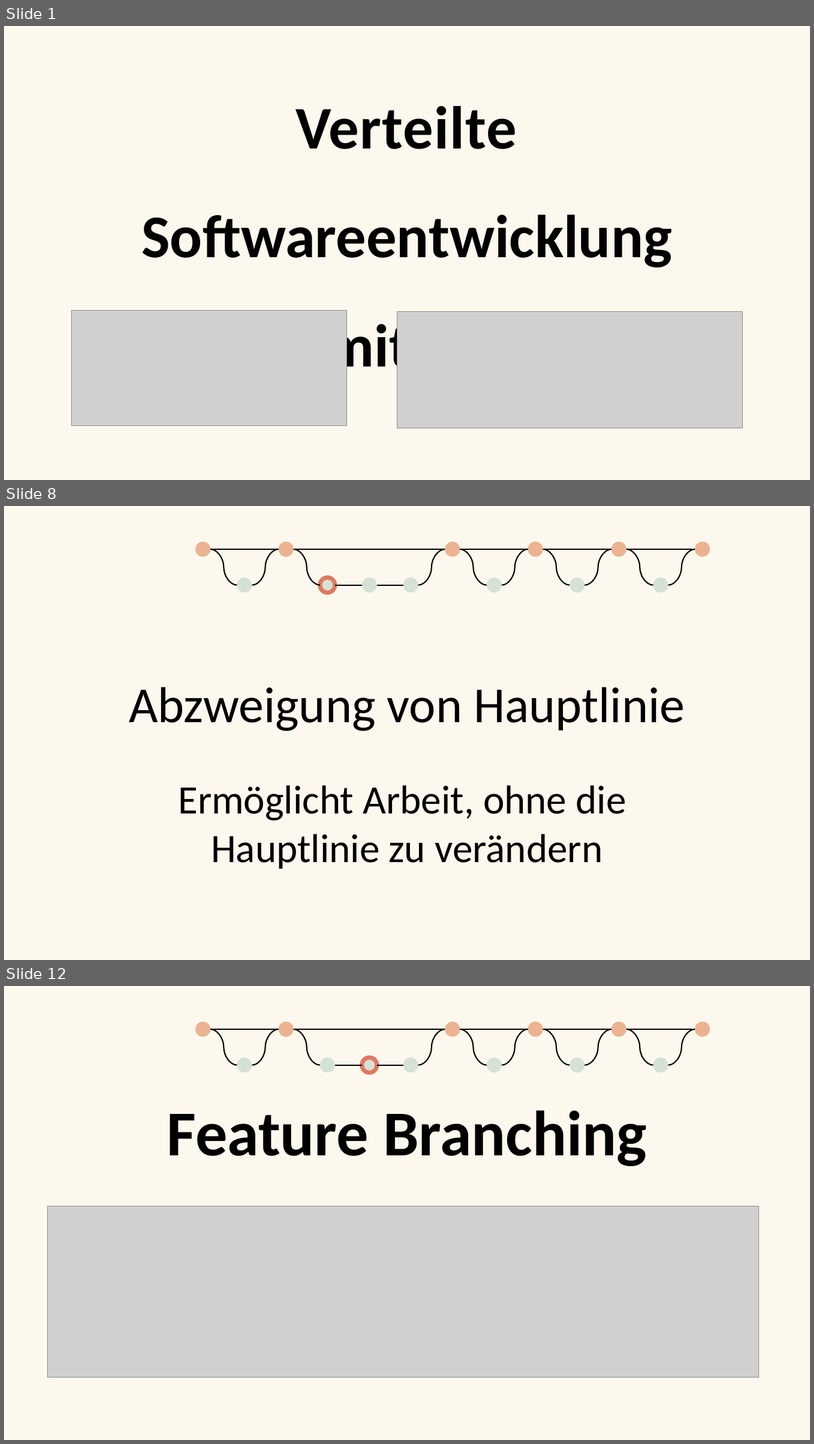
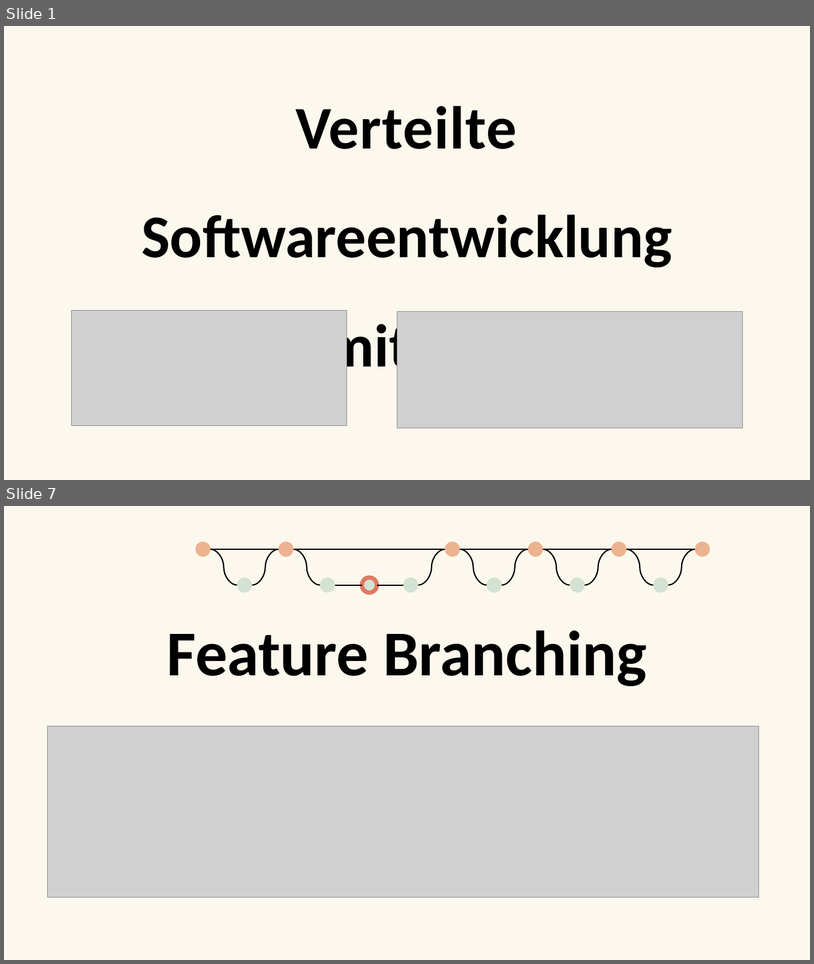
Before and after one commit to coloph0nius/SWEN, a slide deck: GITDesign.pptx. Shown one above the other, each under a label of ours: slides 1, 8 and 12 before the commit, slides 1 and 7 after it; the slides between them are not shown. The pictures are 814x1444 and 814x964 pixels, drawn with LibreOffice and Linux fonts; fonts in the diff are those of the drawing; grey boxes stand for pictures; background and template pictures are left out. Boxes give left, top, right and bottom in pixels: in the first picture for what was removed or moved away, otherwise in the second. Text is boxed around its words. In the diff, an @@ line names an element or a change of style, - is before the commit and + after.

```diff
--- a/GITDesign.pptx
+++ b/GITDesign.pptx
@@ slide 8 removed at (x1=4, y1=506, x2=810, y2=960), background #FDF8ED @@
@@ ellipse removed at (x1=196, y1=541, x2=211, y2=557) @@
@@ ellipse removed at (x1=279, y1=541, x2=294, y2=557) @@
@@ ellipse removed at (x1=445, y1=541, x2=460, y2=557) @@
@@ ellipse removed at (x1=528, y1=541, x2=543, y2=557) @@
@@ ellipse removed at (x1=612, y1=541, x2=627, y2=557) @@
@@ ellipse removed at (x1=695, y1=541, x2=711, y2=557) @@
@@ line removed from (210, 549) to (279, 549) @@
@@ curved line removed from (210, 549) to (237, 585) @@
@@ curved line removed from (279, 549) to (252, 585) @@
@@ line removed from (294, 549) to (445, 549) @@
@@ curved line removed from (294, 549) to (320, 585) @@
@@ curved line removed from (445, 549) to (419, 585) @@
@@ line removed from (460, 549) to (528, 549) @@
@@ curved line removed from (460, 549) to (487, 585) @@
@@ curved line removed from (528, 549) to (502, 585) @@
@@ line removed from (543, 549) to (612, 549) @@
@@ curved line removed from (543, 549) to (570, 585) @@
@@ curved line removed from (612, 549) to (585, 585) @@
@@ line removed from (627, 549) to (695, 549) @@
@@ curved line removed from (627, 549) to (654, 585) @@
@@ curved line removed from (695, 549) to (669, 585) @@
@@ ellipse removed at (x1=237, y1=577, x2=252, y2=592) @@
@@ ellipse removed at (x1=320, y1=577, x2=336, y2=592) @@
@@ ellipse removed at (x1=362, y1=577, x2=377, y2=592) @@
@@ ellipse removed at (x1=403, y1=577, x2=419, y2=592) @@
@@ ellipse removed at (x1=487, y1=577, x2=502, y2=592) @@
@@ ellipse removed at (x1=570, y1=577, x2=585, y2=592) @@
@@ ellipse removed at (x1=654, y1=577, x2=669, y2=592) @@
@@ line removed from (335, 585) to (362, 585) @@
@@ line removed from (377, 585) to (403, 585) @@
@@ text removed at (x1=129, y1=687, x2=685, y2=731) @@
-Abzweigung von Hauptlinie
@@ text removed at (x1=178, y1=785, x2=627, y2=868) @@
-Ermöglicht Arbeit, ohne die
-Hauptlinie zu verändern
@@ what was slide 12 is now slide 7 @@
```
Also in this commit, not shown: 10 slides changed, 13 other slides removed.
